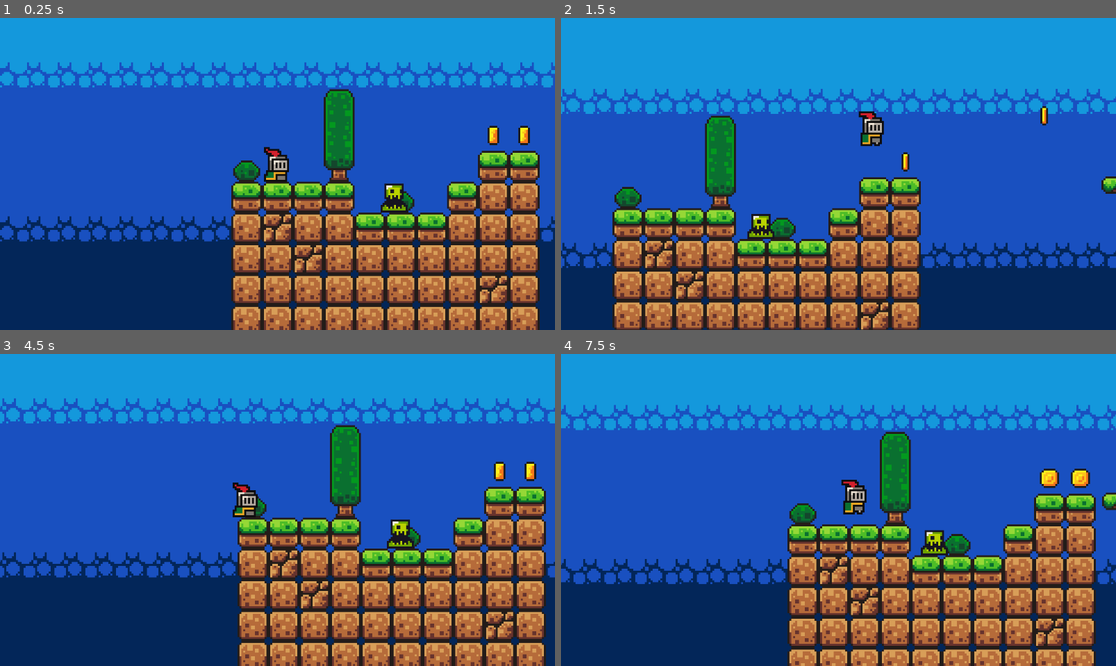
Above: before the commit, frames 1-4 (two rows, left to right).
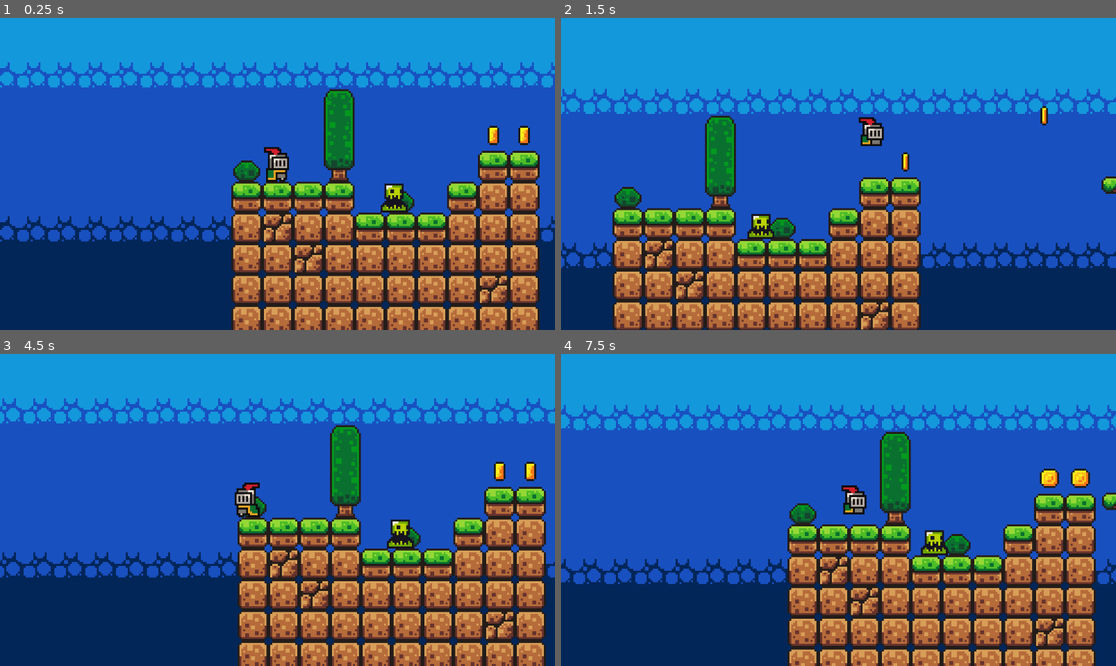
Above: after the commit, the same moments.

Repository: dankuri/platformer-godot2d
Game: Godot game, scene res://scenes/game.tscn
The game is run twice, just before and just after one commit, with the same random seed, the same clock (stepped at 60 frames per second) and the same inputs.
Inputs:
- Up to frame 1 (0.25 s): no input
- Up to frame 2 (1.5 s): hold D (right) from 0.53 s (still down); tap Space (jump) at 0.6, 0.77, 1.07, 1.35 s
- Up to frame 3 (4.5 s): tap Space (jump) at 1.52, 1.82, 2.1, 2.85, 3.02, 3.32, 3.6, 3.77, 4.07, 4.35 s; release D (right) at 2.03 s; hold A (left) 2.03-2.78 s; hold D (right) 2.78-4.28 s; hold A (left) from 4.28 s (still down)
- Up to frame 4 (7.5 s): tap Space (jump) at 4.52, 4.82, 5.1, 5.85, 6.02, 6.32, 6.6, 6.77, 7.07, 7.35 s; release A (left) at 5.03 s; hold D (right) 5.03-5.78 s; hold A (left) 5.78-7.28 s; hold D (right) from 7.28 s (still down)

The runs differ from the first frame. In frame 1, 0.2% of the frame differs, in the area x 47-53%, y 41-53%; in frame 2, 0.3%; in frame 3, 0.4%, in the area x 41-47%, y 41-53%; in frame 4, 0.3%.

Commit message:
player animated

Diff:
--- a/scenes/player.tscn
+++ b/scenes/player.tscn
@@ -19,6 +19,74 @@
 atlas = ExtResource("2_onrkg")
 region = Rect2(96, 0, 32, 32)
 
+[sub_resource type="AtlasTexture" id="AtlasTexture_g2els"]
+atlas = ExtResource("2_onrkg")
+region = Rect2(64, 160, 32, 32)
+
+[sub_resource type="AtlasTexture" id="AtlasTexture_qhqgy"]
+atlas = ExtResource("2_onrkg")
+region = Rect2(0, 64, 32, 32)
+
+[sub_resource type="AtlasTexture" id="AtlasTexture_dqkch"]
+atlas = ExtResource("2_onrkg")
+region = Rect2(32, 64, 32, 32)
+
+[sub_resource type="AtlasTexture" id="AtlasTexture_qlg0r"]
+atlas = ExtResource("2_onrkg")
+region = Rect2(64, 64, 32, 32)
+
+[sub_resource type="AtlasTexture" id="AtlasTexture_tuyoq"]
+atlas = ExtResource("2_onrkg")
+region = Rect2(96, 64, 32, 32)
+
+[sub_resource type="AtlasTexture" id="AtlasTexture_fjrip"]
+atlas = ExtResource("2_onrkg")
+region = Rect2(128, 64, 32, 32)
+
+[sub_resource type="AtlasTexture" id="AtlasTexture_smehm"]
+atlas = ExtResource("2_onrkg")
+region = Rect2(160, 64, 32, 32)
+
+[sub_resource type="AtlasTexture" id="AtlasTexture_ur7pv"]
+atlas = ExtResource("2_onrkg")
+region = Rect2(192, 64, 32, 32)
+
+[sub_resource type="AtlasTexture" id="AtlasTexture_y4r1p"]
+atlas = ExtResource("2_onrkg")
+region = Rect2(224, 64, 32, 32)
+
+[sub_resource type="AtlasTexture" id="AtlasTexture_d2wvv"]
+atlas = ExtResource("2_onrkg")
+region = Rect2(0, 96, 32, 32)
+
+[sub_resource type="AtlasTexture" id="AtlasTexture_3v2ag"]
+atlas = ExtResource("2_onrkg")
+region = Rect2(32, 96, 32, 32)
+
+[sub_resource type="AtlasTexture" id="AtlasTexture_jej6c"]
+atlas = ExtResource("2_onrkg")
+region = Rect2(64, 96, 32, 32)
+
+[sub_resource type="AtlasTexture" id="AtlasTexture_f1ej7"]
+atlas = ExtResource("2_onrkg")
+region = Rect2(96, 96, 32, 32)
+
+[sub_resource type="AtlasTexture" id="AtlasTexture_oprun"]
+atlas = ExtResource("2_onrkg")
+region = Rect2(128, 96, 32, 32)
+
+[sub_resource type="AtlasTexture" id="AtlasTexture_a8ls1"]
+atlas = ExtResource("2_onrkg")
+region = Rect2(160, 96, 32, 32)
+
+[sub_resource type="AtlasTexture" id="AtlasTexture_qfm1y"]
+atlas = ExtResource("2_onrkg")
+region = Rect2(192, 96, 32, 32)
+
+[sub_resource type="AtlasTexture" id="AtlasTexture_fulsm"]
+atlas = ExtResource("2_onrkg")
+region = Rect2(224, 96, 32, 32)
+
 [sub_resource type="SpriteFrames" id="SpriteFrames_1jxqw"]
 animations = [{
 "frames": [{
@@ -37,6 +105,67 @@
 "loop": true,
 "name": &"idle",
 "speed": 10.0
+}, {
+"frames": [{
+"duration": 1.0,
+"texture": SubResource("AtlasTexture_g2els")
+}],
+"loop": true,
+"name": &"jump",
+"speed": 5.0
+}, {
+"frames": [{
+"duration": 1.0,
+"texture": SubResource("AtlasTexture_qhqgy")
+}, {
+"duration": 1.0,
+"texture": SubResource("AtlasTexture_dqkch")
+}, {
+"duration": 1.0,
+"texture": SubResource("AtlasTexture_qlg0r")
+}, {
+"duration": 1.0,
+"texture": SubResource("AtlasTexture_tuyoq")
+}, {
+"duration": 1.0,
+"texture": SubResource("AtlasTexture_fjrip")
+}, {
+"duration": 1.0,
+"texture": SubResource("AtlasTexture_smehm")
+}, {
+"duration": 1.0,
+"texture": SubResource("AtlasTexture_ur7pv")
+}, {
+"duration": 1.0,
+"texture": SubResource("AtlasTexture_y4r1p")
+}, {
+"duration": 1.0,
+"texture": SubResource("AtlasTexture_d2wvv")
+}, {
+"duration": 1.0,
+"texture": SubResource("AtlasTexture_3v2ag")
+}, {
+"duration": 1.0,
+"texture": SubResource("AtlasTexture_jej6c")
+}, {
+"duration": 1.0,
+"texture": SubResource("AtlasTexture_f1ej7")
+}, {
+"duration": 1.0,
+"texture": SubResource("AtlasTexture_oprun")
+}, {
+"duration": 1.0,
+"texture": SubResource("AtlasTexture_a8ls1")
+}, {
+"duration": 1.0,
+"texture": SubResource("AtlasTexture_qfm1y")
+}, {
+"duration": 1.0,
+"texture": SubResource("AtlasTexture_fulsm")
+}],
+"loop": true,
+"name": &"run",
+"speed": 10.0
 }]
 
 [sub_resource type="CapsuleShape2D" id="CapsuleShape2D_1bvp3"]
@@ -51,9 +180,8 @@
 [node name="AnimatedSprite2D" type="AnimatedSprite2D" parent="."]
 position = Vector2(0, -12)
 sprite_frames = SubResource("SpriteFrames_1jxqw")
-animation = &"idle"
+animation = &"jump"
 autoplay = "idle"
-frame_progress = 0.224023
 
 [node name="CollisionShape2D" type="CollisionShape2D" parent="."]
 position = Vector2(0, -7)
--- a/scripts/player.gd
+++ b/scripts/player.gd
@@ -2,6 +2,8 @@
 
 const SPEED = 130.0
 const JUMP_VELOCITY = -300.0
+
+@onready var animated_sprite: AnimatedSprite2D = $AnimatedSprite2D
 
 
 func _physics_process(delta: float) -> void:
@@ -17,6 +19,21 @@
 	# As good practice, you should replace UI actions with custom gameplay actions.
 	var direction := Input.get_axis("left", "right")
 
+	# Flip the sprite.
+	if direction > 0:
+		animated_sprite.flip_h = false
+	elif direction < 0:
+		animated_sprite.flip_h = true
+
+	# Play animations.
+	if is_on_floor():
+		if direction == 0:
+			animated_sprite.play("idle")
+		else:
+			animated_sprite.play("run")
+	else:
+		animated_sprite.play("jump")
+
 	if direction:
 		velocity.x = direction * SPEED
 	else:
Not shown: 1 places in scenes/player.tscn that only renumber resources
